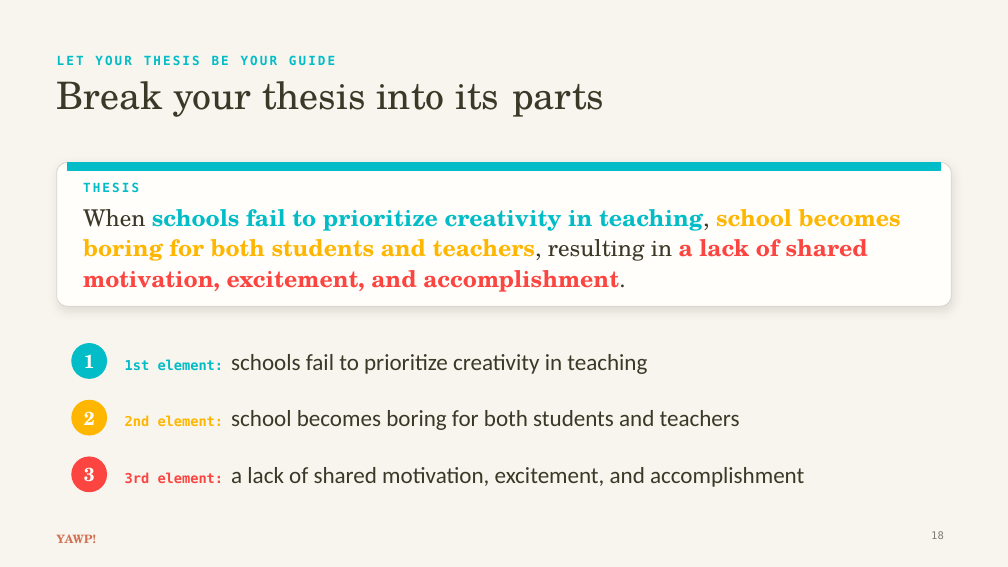
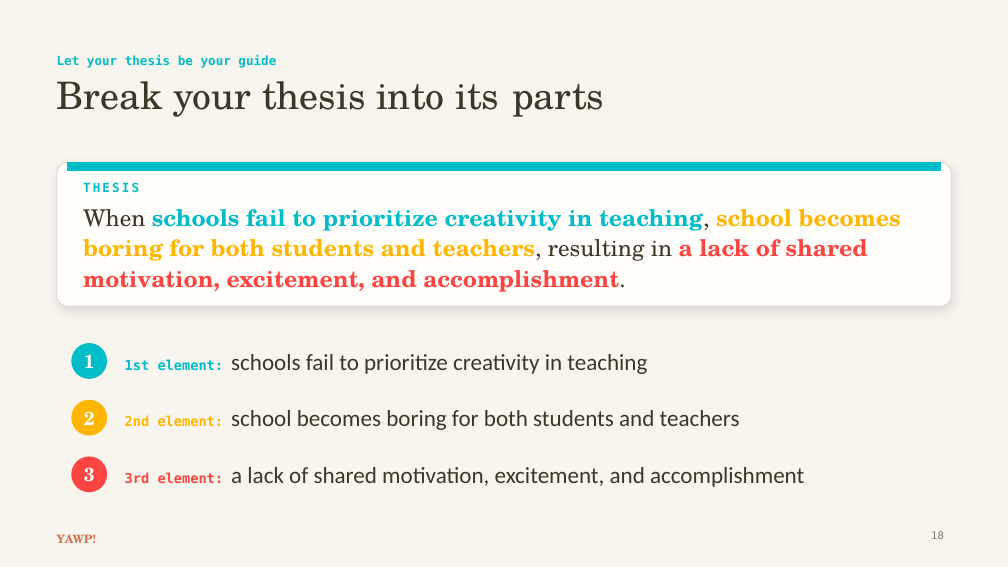
Before and after one commit to The-Connell-School/yawp, a slide deck: slide 18 of services/web-app/resources/thesis-essay-decks/lesson-5-body-paragraphs.pptx. Drawn at 1008x567 pixels with LibreOffice and Linux fonts; fonts in the diff are those of the drawing. Boxes give left, top, right and bottom in pixels: in the first picture for what was removed or moved away, otherwise in the second. Text is boxed around its words. In the diff, an @@ line names an element or a change of style, - is before the commit and + after.

```diff
--- a/services/web-app/resources/thesis-essay-decks/lesson-5-body-paragraphs.pptx
+++ b/services/web-app/resources/thesis-essay-decks/lesson-5-body-paragraphs.pptx
@@ text at (x1=57, y1=55, x2=276, y2=68): text changed @@
-LET YOUR THESIS BE YOUR GUIDE
+Let your thesis be your guide
```
Also in this commit, not shown: 23 other slides changed, 25 other files.
